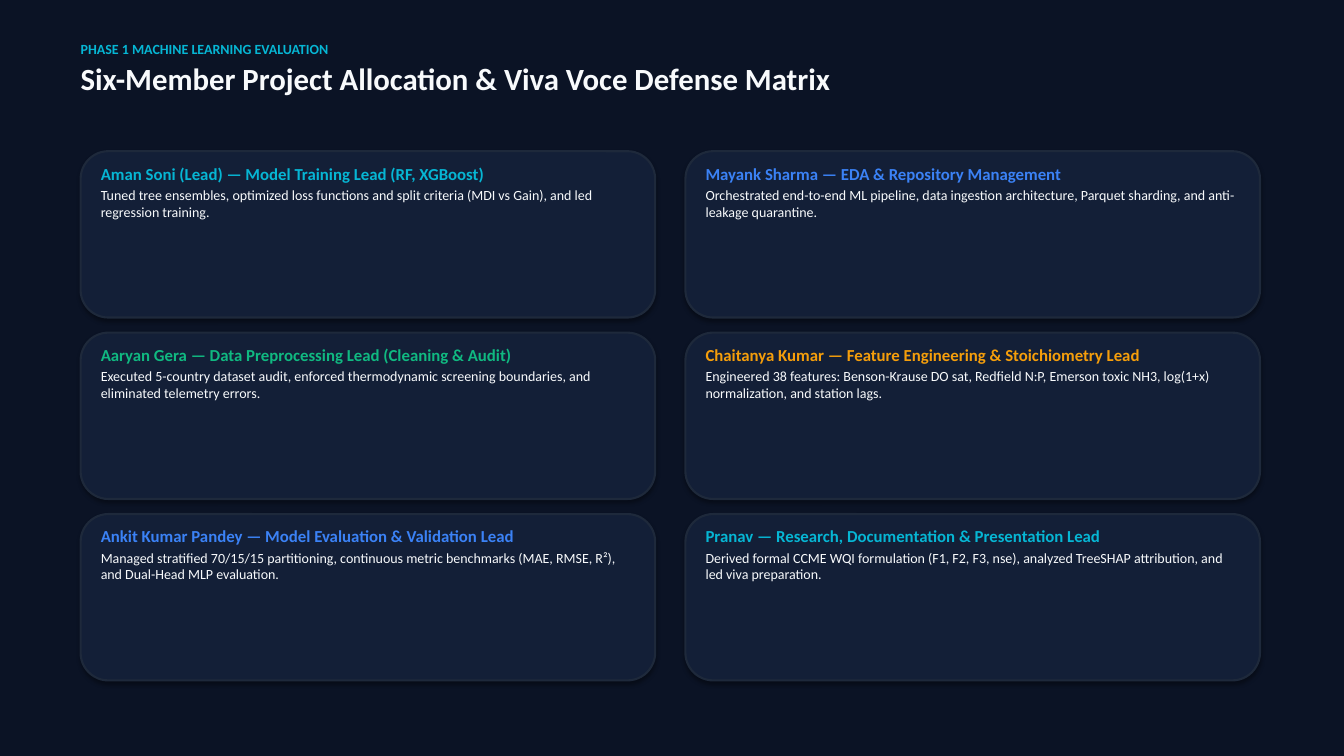
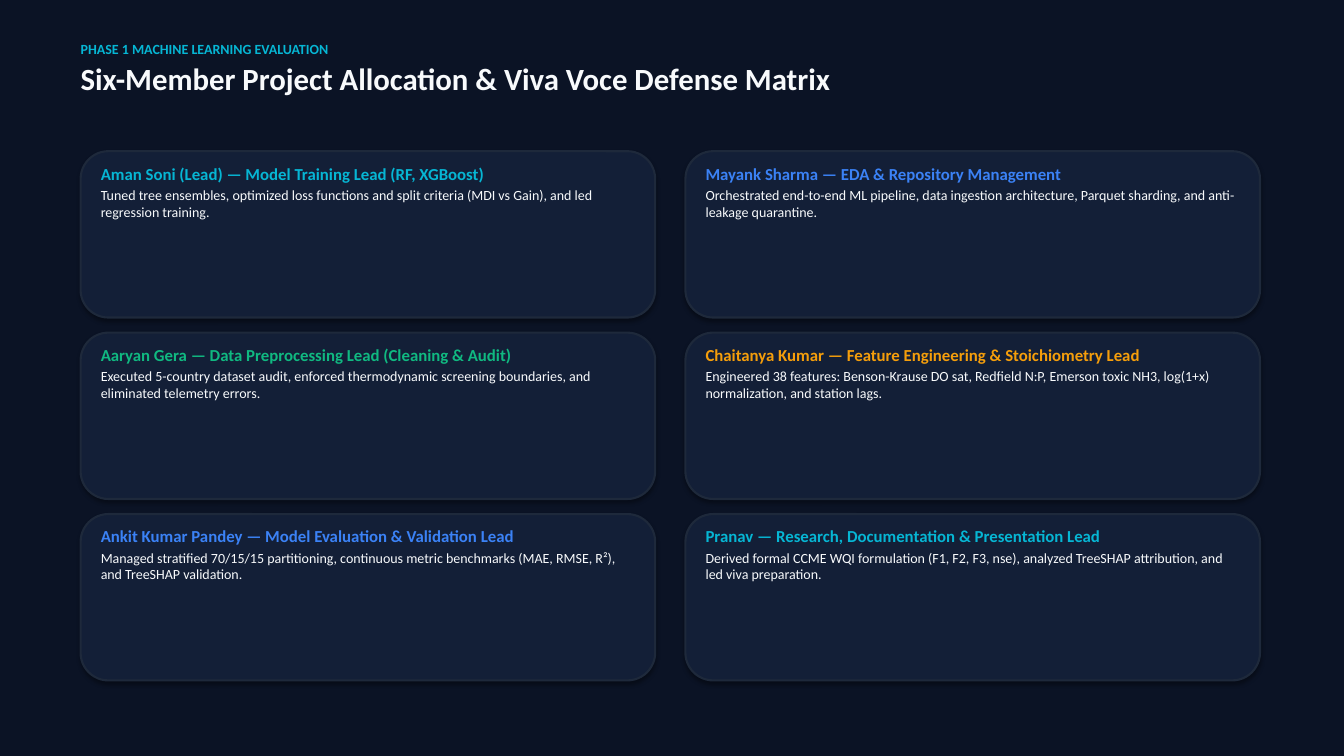
Before and after one commit to Amansoni045/Semester_5_AML_DL, a slide deck: slide 14 of reports/Project_Presentation.pptx. Drawn at 1344x756 pixels with LibreOffice and Linux fonts; fonts in the diff are those of the drawing. Boxes give left, top, right and bottom in pixels: in the first picture for what was removed or moved away, otherwise in the second. Text is boxed around its words. In the diff, an @@ line names an element or a change of style, - is before the commit and + after.

```diff
--- a/reports/Project_Presentation.pptx
+++ b/reports/Project_Presentation.pptx
@@ text at box(101, 552, 615, 579): text changed @@
-Managed stratified 70/15/15 partitioning, continuous metric benchmarks (MAE, RMSE, R²), and Dual-Head MLP evaluation.
+Managed stratified 70/15/15 partitioning, continuous metric benchmarks (MAE, RMSE, R²), and TreeSHAP validation.
```
Also in this commit, not shown: 21 other files.
